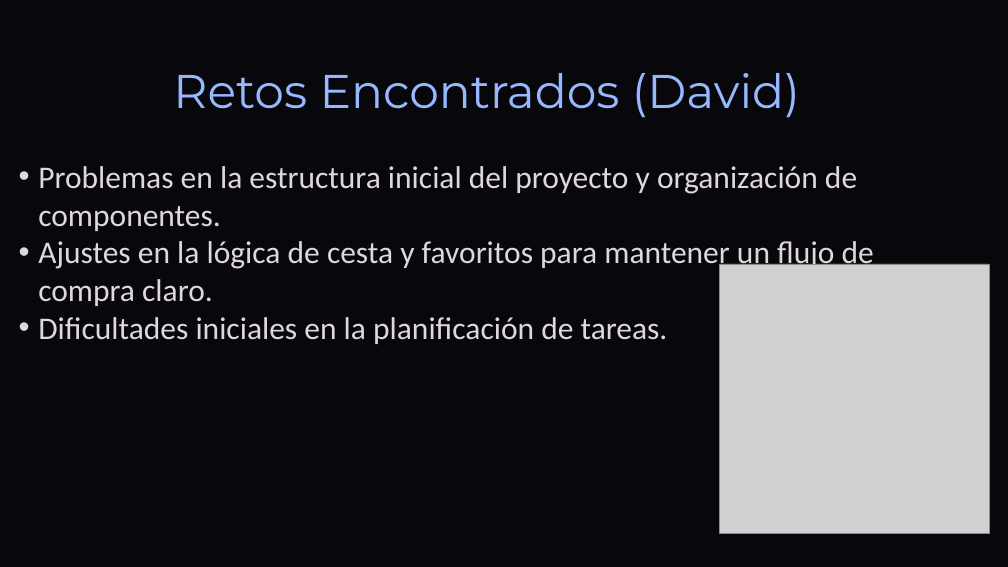
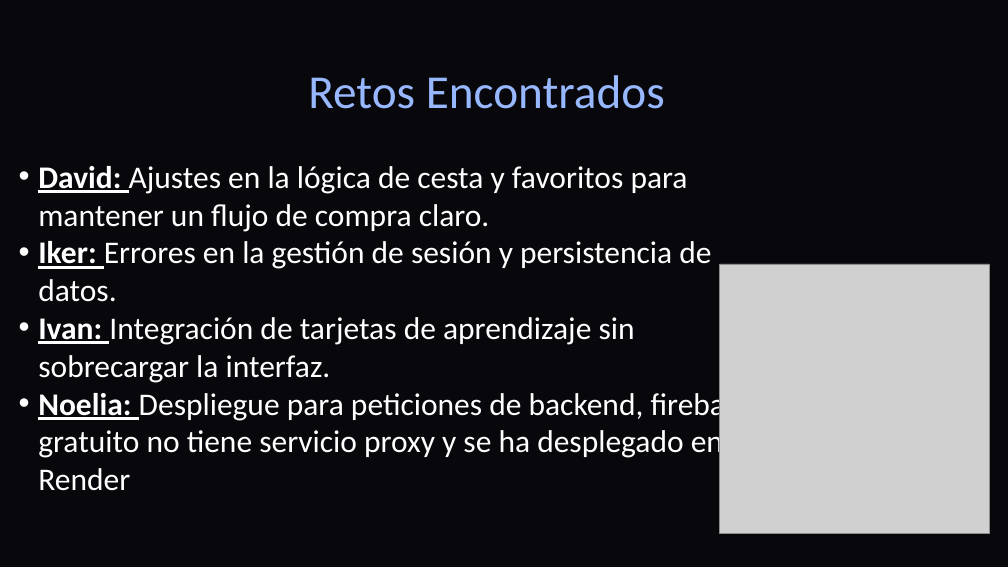
Before and after one commit to DavidCorredorMiguel/proyectogrupo2, a slide deck: slide 12 of Tech-and-Learn-Innovacion-y-Aprendizaje-en-E-commerce (1).pptx. Drawn at 1008x567 pixels with LibreOffice and Linux fonts; fonts in the diff are those of the drawing; grey boxes stand for pictures; background and template pictures are left out. Boxes give left, top, right and bottom in pixels: in the first picture for what was removed or moved away, otherwise in the second. Text is boxed around its words. In the diff, an @@ line names an element or a change of style, - is before the commit and + after.

```diff
--- a/Tech-and-Learn-Innovacion-y-Aprendizaje-en-E-commerce (1).pptx
+++ b/Tech-and-Learn-Innovacion-y-Aprendizaje-en-E-commerce (1).pptx
@@ text at bbox=[308, 75, 665, 109]: text changed; font Montserrat to Calibri @@
-Retos Encontrados (David)
+Retos Encontrados
@@ text at bbox=[38, 166, 753, 491]: text changed; text colour #E0D6DE to #FFFFFF @@
-• Problemas en la estructura inicial del proyecto y organización de componentes.
-• Ajustes en la lógica de cesta y favoritos para mantener un flujo de compra claro.
-• Dificultades iniciales en la planificación de tareas.
+• David: Ajustes en la lógica de cesta y favoritos para mantener un flujo de compra claro.
+• Iker: Errores en la gestión de sesión y persistencia de datos.
+• Ivan: Integración de tarjetas de aprendizaje sin sobrecargar la interfaz.
+• Noelia: Despliegue para peticiones de backend, firebase gratuito no tiene servicio proxy y se ha desplegado en Render
```
Also in this commit, not shown: 12 other slides changed, 3 slides removed, 2 other files.
